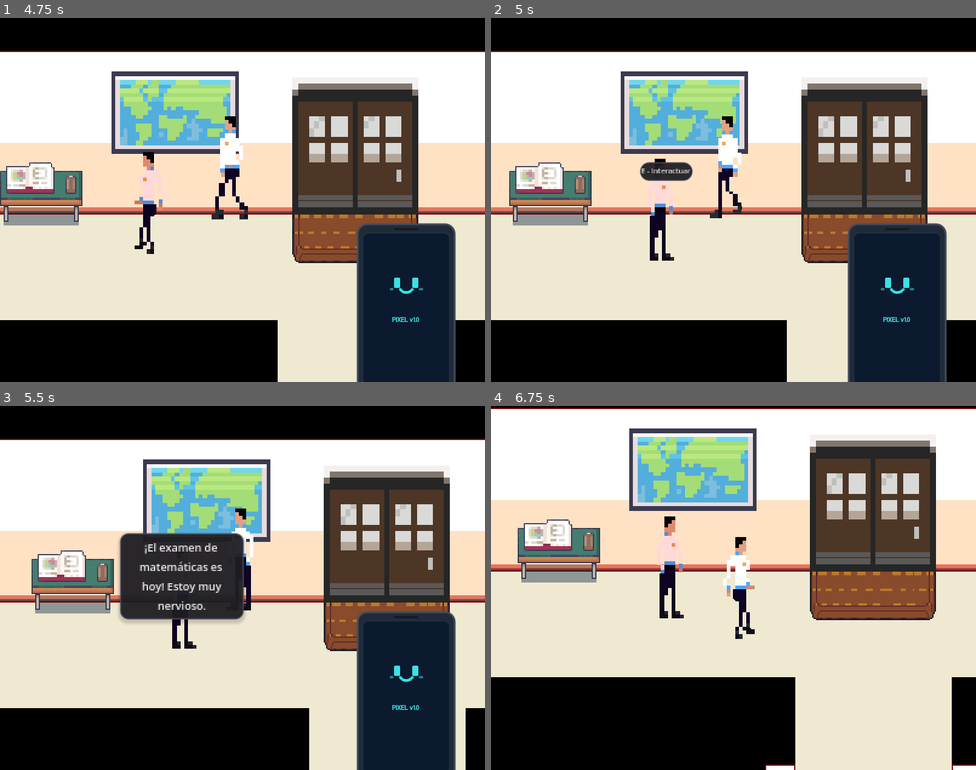
Above: before the commit, frames 1-4 (two rows, left to right).
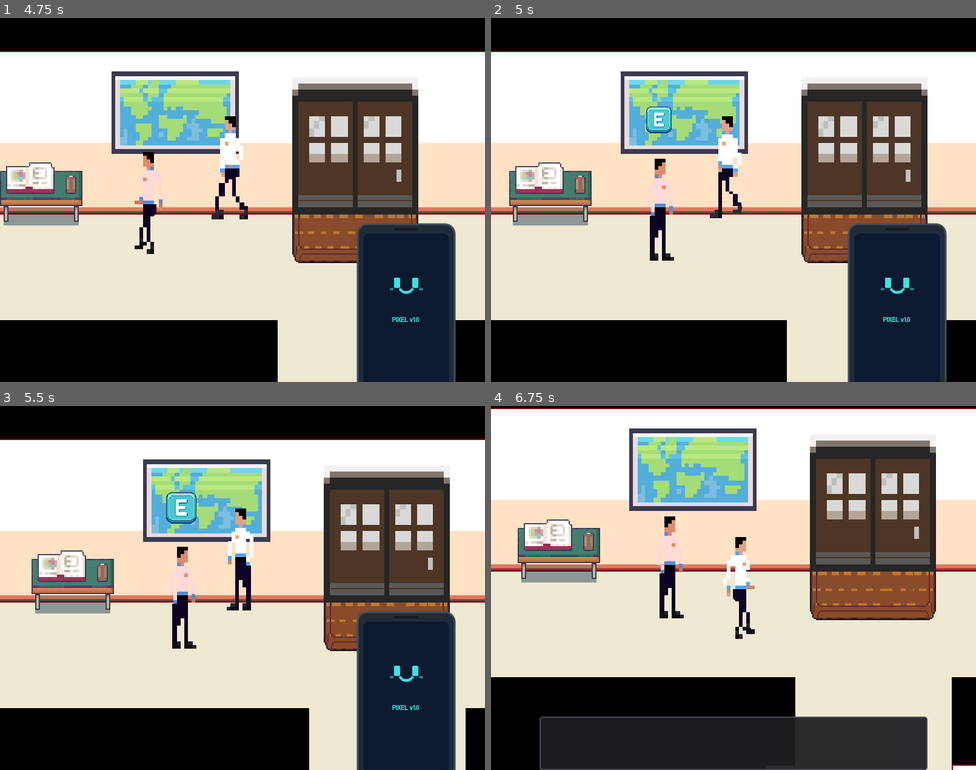
Above: after the commit, the same moments.

Repository: WilliamOramas/Juego-de-godot
Game: Godot game, scene res://src/levels/classroom_1.tscn
The game is run twice, just before and just after one commit, with the same random seed, the same clock (stepped at 60 frames per second) and the same inputs. This scene is started directly instead of the project's main scene.
Inputs (mouse positions are in pixels of both pictures, inside the frame that each line leads up to):
- Up to frame 1 (4.75 s): tap Enter (ui_accept) at 0.5, 1.35, 1.52, 1.82, 2.3, 3.02, 3.32, 4.35, 4.52 s; move the mouse to (349, 181) at 0.52 s; hold D (ui_right) 0.53-1.28 s; hold Enter (ui_accept) 0.53-1.28 s; tap E at 0.6, 1.55, 2.85, 3.6, 4.55 s; click (349, 181) at 0.67 s; move the mouse to (145, 218) at 1.27 s; hold S (ui_down) 1.28-2.03 s; move the mouse to (291, 119) at 2.02 s; hold D (ui_right) 2.03-2.78 s; hold Q (Phone) 2.03-2.78 s; move the mouse to (218, 272) at 2.77 s; hold W (ui_up) 2.78-3.53 s; click (218, 272) at 2.92 s; move the mouse to (388, 254) at 3.52 s; hold Enter (ui_accept) 3.53-4.28 s; hold A (ui_left) from 3.53 s (still down); move the mouse to (97, 145) at 4.27 s
- Up to frame 2 (5 s): keep holding A (ui_left); tap Enter (ui_accept) at 4.82 s
- Up to frame 3 (5.5 s): release A (ui_left) at 5 s; click (174, 558) at 5 s, where only the run before the commit has a clickable "E - Interactuar"
- Up to frame 4 (6.75 s): move the mouse to (757, 588) at 5.77 s; hold S (ui_down) 5.78-6.53 s; hold Q (Phone) 5.78-6.53 s; click (757, 588) at 5.92 s; tap Enter (ui_accept) at 6.05 s; move the mouse to (660, 497) at 6.52 s; hold D (ui_right) from 6.53 s (still down); tap E at 6.6 s

Frame 1 is identical in both runs. In frame 2, 0.9% of the frame differs, in the area x 30-42%, y 24-45%; in frame 3, 6.7%; in frame 4, 12%, in the area x 10-90%, y 85-100%.

Commit message:
refactor: replace inline NPC dialog bubbles with a centralized DialogBox manager and update interact prompts

Diff:
--- a/project.godot
+++ b/project.godot
@@ -19,6 +19,7 @@
 
 Global="*res://src/levels/global.gd"
 SceneManager="*res://src/singleton/scene_manager.gd"
+DialogBox="*res://src/menu/dialog_box.tscn"
 
 [display]
 
--- a/src/entities/npc/npc.gd
+++ b/src/entities/npc/npc.gd
@@ -10,6 +10,9 @@
 ## Color de modulación para cambiar el aspecto del uniforme o cabello
 @export var sprite_modulate: Color = Color.WHITE
 
+## Nombre visible del NPC
+@export var npc_name: String = ""
+
 ## Texto de diálogo que dirá el NPC al acercarse
 @export var dialog_text: String = "¡Hola!"
 
@@ -31,9 +34,6 @@
 ## Rango de detección físico de proximidad del jugador
 @export var detection_radius: float = 45.0
 
-## Offset personalizado para ubicar la burbuja de diálogo flotante (centrado horizontalmente de forma automática)
-@export var dialog_offset: Vector2 = Vector2(0, -48)
-
 ## Tiempo de espera mínimo al llegar a un punto o al iniciar la rutina
 @export var wait_time_min: float = 1.0
 
@@ -42,8 +42,6 @@
 
 
 @onready var sprite: Sprite2D = $Sprite2D
-@onready var dialog_bubble: PanelContainer = $DialogBubble
-@onready var dialog_label: Label = %DialogLabel
 @onready var detection_area: Area2D = $DetectionArea
 
 # Variables de control lógico
@@ -64,15 +62,14 @@
 		sprite.texture = sprite_texture
 	sprite.frame = sprite_frame
 	sprite.modulate = sprite_modulate
-	dialog_label.text = dialog_text
-	dialog_bubble.visible = false
-
-	# 2. Configurar el offset personalizado de la burbuja de diálogo
-	dialog_bubble.reset_size()
-	_reposition_dialog_bubble()
-	dialog_bubble.item_rect_changed.connect(_reposition_dialog_bubble)
-
-	# 3. Redimensionar dinámicamente el rango de detección del jugador
+
+	# 3. Ocultar la burbuja flotante legacy (se usa DialogBox ahora)
+	if $DialogBubble:
+		$DialogBubble.visible = false
+		if %DialogLabel:
+			%DialogLabel.text = dialog_text
+
+	# 4. Redimensionar dinámicamente el rango de detección del jugador
 	var detect_shape = detection_area.get_node_or_null("CollisionShape2D")
 	if detect_shape and detect_shape.shape is CircleShape2D:
 		detect_shape.shape = detect_shape.shape.duplicate() # Evitar compartir el recurso del shape entre instancias
@@ -196,8 +193,8 @@
 	if body is Player:
 		if _player_in_range == body:
 			_player_in_range = null
-		dialog_bubble.visible = false
 		_remove_prompt()
+		DialogBox.hide_dialog()
 
 func _show_prompt() -> void:
 	_remove_prompt()
@@ -205,21 +202,28 @@
 	if prompt_scene:
 		_prompt_instance = prompt_scene.instantiate()
 		add_child(_prompt_instance)
-		_prompt_instance.position = Vector2(-20, -35)
-
-		_prompt_instance.setup(func():
-			if dialog_bubble:
-				dialog_bubble.visible = !dialog_bubble.visible
-				if _prompt_instance and _prompt_instance.has_method("set_button_visible"):
-					_prompt_instance.set_button_visible(!dialog_bubble.visible)
-		)
+		_prompt_instance.position = Vector2(-14, -82)
+
+		_prompt_instance.setup(_on_interact_pressed)
 
 func _remove_prompt() -> void:
 	if _prompt_instance and is_instance_valid(_prompt_instance):
 		_prompt_instance.queue_free()
 	_prompt_instance = null
 
-func _reposition_dialog_bubble() -> void:
-	if dialog_bubble:
-		dialog_bubble.position.y = dialog_offset.y
-		dialog_bubble.position.x = dialog_offset.x - (dialog_bubble.size.x / 2.0)
+func _on_interact_pressed() -> void:
+	if DialogBox.is_open:
+		return
+
+	if _prompt_instance and _prompt_instance.has_method("set_button_visible"):
+		_prompt_instance.set_button_visible(false)
+
+	if DialogBox.dialog_finished.is_connected(_on_dialog_finished):
+		DialogBox.dialog_finished.disconnect(_on_dialog_finished)
+	DialogBox.dialog_finished.connect(_on_dialog_finished)
+	DialogBox.show_dialog(npc_name, [dialog_text])
+
+func _on_dialog_finished() -> void:
+	DialogBox.dialog_finished.disconnect(_on_dialog_finished)
+	if _prompt_instance and is_instance_valid(_prompt_instance) and _prompt_instance.has_method("set_button_visible"):
+		_prompt_instance.set_button_visible(true)
--- a/src/entities/npc/npc.tscn
+++ b/src/entities/npc/npc.tscn
@@ -1,10 +1,10 @@
 [gd_scene format=3 uid="uid://d37ykuofdv1n8"]
 
-[ext_resource type="Script" path="res://src/entities/npc/npc.gd" id="1_script"]
+[ext_resource type="Script" uid="uid://bsdbxmuu1rny" path="res://src/entities/npc/npc.gd" id="1_script"]
 [ext_resource type="Texture2D" uid="uid://d22o2a6kqweh0" path="res://src/assets/sprites/player_spritesheet.png" id="2_texture"]
 
 [sub_resource type="RectangleShape2D" id="RectangleShape2D_phys"]
-size = Vector2(23, 8)
+size = Vector2(23, 51)
 
 [sub_resource type="CircleShape2D" id="CircleShape2D_detect"]
 radius = 45.0
@@ -28,30 +28,29 @@
 font_size = 9
 font_color = Color(0.92549, 0.92549, 0.92549, 1)
 
-[node name="NPC" type="CharacterBody2D"]
+[node name="NPC" type="CharacterBody2D" unique_id=2089166072]
 collision_layer = 8
-collision_mask = 1
 script = ExtResource("1_script")
 
-[node name="Sprite2D" type="Sprite2D" parent="."]
+[node name="Sprite2D" type="Sprite2D" parent="." unique_id=689902772]
 texture = ExtResource("2_texture")
 hframes = 5
 vframes = 4
 frame = 5
 
-[node name="CollisionShape2D" type="CollisionShape2D" parent="."]
-position = Vector2(0, 11)
+[node name="CollisionShape2D" type="CollisionShape2D" parent="." unique_id=1911506111]
+position = Vector2(-1, 21.5)
 shape = SubResource("RectangleShape2D_phys")
 
-[node name="DetectionArea" type="Area2D" parent="."]
+[node name="DetectionArea" type="Area2D" parent="." unique_id=1168980355]
 collision_layer = 0
 collision_mask = 2
 
-[node name="CollisionShape2D" type="CollisionShape2D" parent="DetectionArea"]
-position = Vector2(0, 11)
+[node name="CollisionShape2D" type="CollisionShape2D" parent="DetectionArea" unique_id=1673096005]
+position = Vector2(0, 6)
 shape = SubResource("CircleShape2D_detect")
 
-[node name="DialogBubble" type="PanelContainer" parent="."]
+[node name="DialogBubble" type="PanelContainer" parent="." unique_id=136882637]
 z_index = 10
 custom_minimum_size = Vector2(100, 28)
 anchors_preset = 7
@@ -67,14 +66,14 @@
 grow_vertical = 0
 theme_override_styles/panel = SubResource("StyleBoxFlat_bubble")
 
-[node name="MarginContainer" type="MarginContainer" parent="DialogBubble"]
+[node name="MarginContainer" type="MarginContainer" parent="DialogBubble" unique_id=293513299]
 layout_mode = 2
 theme_override_constants/margin_left = 6
 theme_override_constants/margin_top = 4
 theme_override_constants/margin_right = 6
 theme_override_constants/margin_bottom = 4
 
-[node name="DialogLabel" type="Label" parent="DialogBubble/MarginContainer"]
+[node name="DialogLabel" type="Label" parent="DialogBubble/MarginContainer" unique_id=896696442]
 unique_name_in_owner = true
 custom_minimum_size = Vector2(88, 0)
 layout_mode = 2
--- /dev/null
+++ b/src/menu/dialog_box.gd
@@ -0,0 +1,128 @@
+extends CanvasLayer
+
+signal dialog_finished
+
+@export var type_speed: float = 0.015
+
+@onready var panel: Panel = $Panel
+@onready var npc_name_label: Label = %NPCName
+@onready var dialog_label: Label = %DialogText
+@onready var continue_prompt: Label = %ContinuePrompt
+@onready var type_timer: Timer = $TypeTimer
+
+var is_open: bool = false
+
+var _lines: Array[String] = []
+var _current_line: int = 0
+var _char_index: int = 0
+var _is_typing: bool = false
+var _blink_tween: Tween = null
+var _slide_tween: Tween = null
+var _just_opened: bool = false
+
+func _ready():
+	visible = false
+
+func show_dialog(npc_name: String, lines: Array[String]) -> void:
+	if is_open or lines.is_empty():
+		return
+
+	_lines = lines
+	_current_line = 0
+	npc_name_label.text = npc_name
+	npc_name_label.visible = not npc_name.is_empty()
+
+	visible = true
+	is_open = true
+	_just_opened = true
+
+	panel.offset_top = 0
+	_slide_tween = create_tween().set_trans(Tween.TRANS_CUBIC).set_ease(Tween.EASE_OUT)
+	_slide_tween.tween_property(panel, "offset_top", -170.0, 0.3)
+	_slide_tween.finished.connect(_start_typewriter)
+
+func _start_typewriter() -> void:
+	if _current_line >= _lines.size():
+		hide_dialog()
+		return
+
+	_stop_blink()
+	dialog_label.text = ""
+	_char_index = 0
+	_is_typing = true
+	continue_prompt.visible = false
+	type_timer.start(type_speed)
+
+func _stop_blink() -> void:
+	if _blink_tween:
+		_blink_tween.kill()
+		_blink_tween = null
+
+func _start_blink() -> void:
+	_stop_blink()
+	continue_prompt.modulate.a = 1.0
+	_blink_tween = create_tween().set_loops()
+	_blink_tween.tween_property(continue_prompt, "modulate:a", 0.2, 0.5)
+	_blink_tween.tween_property(continue_prompt, "modulate:a", 1.0, 0.5)
+
+func _on_type_timer_timeout() -> void:
+	if _char_index < _lines[_current_line].length():
+		_char_index += 1
+		dialog_label.text = _lines[_current_line].left(_char_index)
+	else:
+		_is_typing = false
+		type_timer.stop()
+		continue_prompt.visible = true
+		_start_blink()
+
+func _unhandled_input(event: InputEvent) -> void:
+	if not is_open:
+		return
+
+	if _just_opened:
+		_just_opened = false
+		return
+
+	if event.is_action_pressed("ui_accept") or (event is InputEventKey and event.keycode == KEY_E and event.pressed and not event.echo):
+		get_viewport().set_input_as_handled()
+
+		if _is_typing:
+			_is_typing = false
+			type_timer.stop()
+			dialog_label.text = _lines[_current_line]
+			continue_prompt.visible = true
+			_start_blink()
+		else:
+			_current_line += 1
+			if _current_line >= _lines.size():
+				hide_dialog()
+			else:
+				_start_typewriter()
+
+func hide_dialog() -> void:
+	if not is_open:
+		return
+
+	is_open = false
+	_is_typing = false
+	type_timer.stop()
+	_stop_blink()
+	continue_prompt.visible = false
+
+	if _slide_tween:
+		_slide_tween.kill()
+		_slide_tween = null
+
+	if _just_opened:
+		_just_opened = false
+		visible = false
+		dialog_finished.emit()
+		return
+
+	_slide_tween = create_tween().set_trans(Tween.TRANS_CUBIC).set_ease(Tween.EASE_IN)
+	_slide_tween.tween_property(panel, "offset_top", 0.0, 0.25)
+	_slide_tween.finished.connect(_on_hide_finished)
+
+func _on_hide_finished() -> void:
+	visible = false
+	dialog_finished.emit()
--- /dev/null
+++ b/src/menu/dialog_box.tscn
@@ -0,0 +1,76 @@
+[gd_scene format=3 uid="uid://c7eg1tsvlabrt"]
+
+[ext_resource type="Script" uid="uid://dxnulafrox56d" path="res://src/menu/dialog_box.gd" id="1_script"]
+[ext_resource type="FontFile" uid="uid://bd6b7pih731t6" path="res://src/fonts/porky_s/PORKYS_.TTF" id="2_porkys"]
+[ext_resource type="FontFile" uid="uid://dccygxeb5ynw0" path="res://src/fonts/coolvetica/Coolvetica Rg.otf" id="3_coolvetica"]
+
+[sub_resource type="StyleBoxFlat" id="StyleBoxFlat_panel"]
+bg_color = Color(0.117647, 0.117647, 0.137255, 0.941176)
+border_width_left = 2
+border_width_top = 2
+border_width_right = 2
+border_width_bottom = 2
+border_color = Color(0.294118, 0.294118, 0.352941, 1)
+corner_radius_top_left = 4
+corner_radius_top_right = 4
+corner_radius_bottom_right = 4
+corner_radius_bottom_left = 4
+
+[node name="DialogBox" type="CanvasLayer" unique_id=1385961708]
+process_mode = 1
+script = ExtResource("1_script")
+
+[node name="Panel" type="Panel" parent="." unique_id=501140794]
+anchors_preset = 7
+anchor_left = 0.5
+anchor_top = 1.0
+anchor_right = 0.5
+anchor_bottom = 1.0
+offset_left = -320.0
+offset_top = -170.0
+offset_right = 320.0
+grow_horizontal = 2
+grow_vertical = 0
+theme_override_styles/panel = SubResource("StyleBoxFlat_panel")
+
+[node name="NPCName" type="Label" parent="Panel" unique_id=1671194628]
+unique_name_in_owner = true
+layout_mode = 0
+offset_left = 14.0
+offset_top = 8.0
+offset_right = 320.0
+offset_bottom = 30.0
+theme_override_colors/font_color = Color(0.92549, 0.92549, 0.92549, 1)
+theme_override_fonts/font = ExtResource("2_porkys")
+theme_override_font_sizes/font_size = 12
+vertical_alignment = 1
+
+[node name="DialogText" type="Label" parent="Panel" unique_id=815060985]
+unique_name_in_owner = true
+layout_mode = 0
+offset_left = 14.0
+offset_top = 34.0
+offset_right = 626.0
+offset_bottom = 152.0
+theme_override_colors/font_color = Color(1, 1, 1, 1)
+theme_override_fonts/font = ExtResource("3_coolvetica")
+theme_override_font_sizes/font_size = 16
+autowrap_mode = 3
+
+[node name="ContinuePrompt" type="Label" parent="Panel" unique_id=1492824563]
+unique_name_in_owner = true
+layout_mode = 0
+offset_left = 564.0
+offset_top = 132.0
+offset_right = 630.0
+offset_bottom = 166.0
+theme_override_colors/font_color = Color(0.227451, 0.886275, 0.886275, 1)
+theme_override_fonts/font = ExtResource("3_coolvetica")
+theme_override_font_sizes/font_size = 27
+text = "▼"
+horizontal_alignment = 2
+
+[node name="TypeTimer" type="Timer" parent="." unique_id=385777632]
+wait_time = 0.03
+
+[connection signal="timeout" from="TypeTimer" to="." method="_on_type_timer_timeout"]
--- a/src/menu/interact_prompt.gd
+++ b/src/menu/interact_prompt.gd
@@ -2,6 +2,8 @@
 extends PanelContainer
 
 var _on_interact_callback: Callable
+
+@onready var prompt_texture: TextureRect = %PromptTexture
 
 func setup(on_interact: Callable) -> void:
 	_on_interact_callback = on_interact
@@ -16,12 +18,10 @@
 		_on_interact_callback.call()
 
 func set_button_visible(is_visible: bool) -> void:
-	%InteractButton.visible = is_visible
+	prompt_texture.visible = is_visible
 
 func _unhandled_input(event: InputEvent) -> void:
-	# If the button is hidden, its shortcut might not fire natively.
-	# We catch the E key here just in case, to allow closing the dialog.
-	if not %InteractButton.visible and event is InputEventKey and event.pressed and not event.echo:
-		if event.keycode == KEY_E:
+	if event is InputEventKey and event.pressed and not event.echo:
+		if event.keycode == KEY_E and prompt_texture.visible:
 			_on_interact_pressed()
 			get_viewport().set_input_as_handled()
--- a/src/menu/interact_prompt.tscn
+++ b/src/menu/interact_prompt.tscn
@@ -1,78 +1,21 @@
 [gd_scene format=3 uid="uid://cx2cioygldoxg"]
 
-[ext_resource type="Script" path="res://src/menu/interact_prompt.gd" id="1_script"]
-[ext_resource type="PackedScene" uid="uid://cem5ckhv1st68" path="res://src/menu/custom_button.tscn" id="2_btn"]
+[ext_resource type="Script" uid="uid://nc0iryi36mrx" path="res://src/menu/interact_prompt.gd" id="1_script"]
+[ext_resource type="Texture2D" uid="uid://dwkxe60iq888i" path="res://src/assets/sprites/Button E-Photoroom.png" id="2_e_texture"]
 
 [sub_resource type="StyleBoxEmpty" id="StyleBoxEmpty_root"]
 
-[sub_resource type="StyleBoxFlat" id="StyleBoxFlat_interact_normal"]
-bg_color = Color(0.117647, 0.117647, 0.137255, 0.941176)
-border_width_left = 1
-border_width_top = 1
-border_width_right = 1
-border_width_bottom = 1
-border_color = Color(0.294118, 0.294118, 0.352941, 1)
-corner_radius_top_left = 8
-corner_radius_top_right = 8
-corner_radius_bottom_right = 8
-corner_radius_bottom_left = 8
-
-[sub_resource type="StyleBoxFlat" id="StyleBoxFlat_interact_hover"]
-bg_color = Color(0.18, 0.18, 0.2, 0.94)
-border_width_left = 1
-border_width_top = 1
-border_width_right = 1
-border_width_bottom = 1
-border_color = Color(0.4, 0.4, 0.45, 1)
-corner_radius_top_left = 8
-corner_radius_top_right = 8
-corner_radius_bottom_right = 8
-corner_radius_bottom_left = 8
-
-[sub_resource type="StyleBoxFlat" id="StyleBoxFlat_interact_pressed"]
-bg_color = Color(0.08, 0.08, 0.1, 0.94)
-border_width_left = 1
-border_width_top = 1
-border_width_right = 1
-border_width_bottom = 1
-border_color = Color(0.2, 0.2, 0.25, 1)
-corner_radius_top_left = 8
-corner_radius_top_right = 8
-corner_radius_bottom_right = 8
-corner_radius_bottom_left = 8
-
-[sub_resource type="StyleBoxEmpty" id="StyleBoxEmpty_focus"]
-
-[sub_resource type="InputEventKey" id="InputEventKey_e"]
-device = -1
-physical_keycode = 69
-unicode = 101
-
-[sub_resource type="Shortcut" id="Shortcut_e"]
-events = [SubResource("InputEventKey_e")]
-
-[node name="InteractPrompt" type="PanelContainer"]
+[node name="InteractPrompt" type="PanelContainer" unique_id=978226782]
 z_index = 10
-custom_minimum_size = Vector2(40, 18)
-offset_right = 40.0
-offset_bottom = 18.0
+custom_minimum_size = Vector2(28, 28)
+offset_right = 28.0
+offset_bottom = 28.0
 theme_override_styles/panel = SubResource("StyleBoxEmpty_root")
 script = ExtResource("1_script")
 
-[node name="HBoxContainer" type="HBoxContainer" parent="."]
+[node name="PromptTexture" type="TextureRect" parent="." unique_id=2050105726]
+unique_name_in_owner = true
 layout_mode = 2
-alignment = 1
-
-[node name="InteractButton" parent="HBoxContainer" instance=ExtResource("2_btn")]
-unique_name_in_owner = true
-custom_minimum_size = Vector2(40, 18)
-layout_mode = 2
-theme_override_styles/normal = SubResource("StyleBoxFlat_interact_normal")
-theme_override_styles/hover = SubResource("StyleBoxFlat_interact_hover")
-theme_override_styles/pressed = SubResource("StyleBoxFlat_interact_pressed")
-theme_override_styles/focus = SubResource("StyleBoxEmpty_focus")
-theme_override_font_sizes/font_size = 7
-shortcut = SubResource("Shortcut_e")
-text = "E - Interactuar"
-
-[connection signal="pressed" from="HBoxContainer/InteractButton" to="." method="_on_interact_pressed"]
+texture = ExtResource("2_e_texture")
+expand_mode = 1
+stretch_mode = 5
Binary file added: src/assets/sprites/Button E-Photoroom.png
Not shown, added: src/assets/sprites/Button E-Photoroom.png.import
Not shown, added: src/menu/dialog_box.gd.uid
